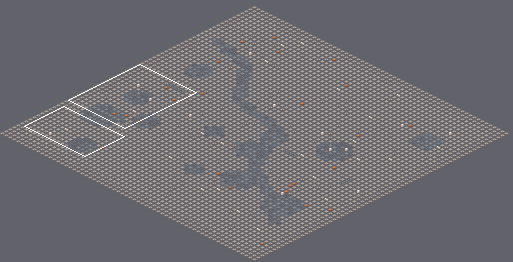
An edit to a level. Tiled map (JSON), content/areas/soggy-bog.tmj. The first picture is a wide view before the edit; the outline marks the close-up.
Close-up. Old version:
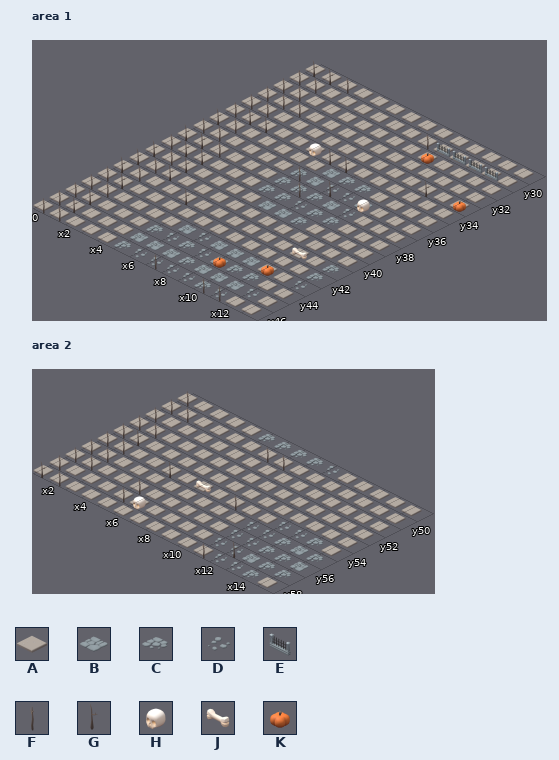
Cells are 192x96 px. Isometric: x runs down to the right, y down to the left. Shown: area 1 x 0..13, y 29..46; area 2 x 1..15, y 49..58. The commit also changed other parts of the map, which this record leaves out.
Key: from "kaykit": A 11 "halloween_floor_dirt", B 13 "halloween_path_B", C 14 "halloween_path_C", D 15 "halloween_path_D", E 16 "halloween_fence", F 19 "halloween_tree_dead_larg", G 20 "halloween_tree_dead_medi", H 25 "halloween_skull", J 26 "halloween_bone_A", K 27 "halloween_pumpkin_orange".
_ is an empty cell.
Layers that did not change in this view are not listed.
Layer "floor" before, area 1, first column x 0:
29 AAAAAAAAAAAAAA
30 AAAAAAAAAAAAAA
31 AAAAAAAAAAAAAA
32 AAAAAAAAAAAAAA
33 AAAAAAAAAAAAAA
34 AAAAAAAAAAAAAA
35 AAAAAAABCCAAAA
36 AAAAAACBDDBAAA
37 AAAAAACCCBDAAA
38 AAAAAACCDCCAAA
39 AAAAAAABBCAAAA
40 AAAAAAAAAAAAAA
41 AAAAAAAAAAAAAC
42 AAAAAAAAAAAAAC
43 AAAAAABDBBBAAD
44 AAAAACDCDBCCAA
45 AAAAABBBCBBBDA
46 AAAAACDDDDCDAA
Layer "walls & props" before, area 1, first column x 0:
29 GGF___________
30 FF______FEEEE_
31 FF_______K____
32 FFF___________
33 FF_________G_K
34 FGG__HGG______
35 GF____________
36 FF____F_G_H___
37 GGF____F______
38 FGG___________
39 GFG___________
40 GFG___________
41 GF__G______J__
42 FG____________
43 FF_________K__
44 FG_______K____
45 FG____________
46 FF_____F__FF__
Layer "floor" before, area 2, first column x 1:
49 AAAAACCCCDAAAAA
50 AAAAAAAAAAAAAAA
51 AAAAAAAAAAAAAAA
52 AAAAAAAAAAAAAAA
53 AAAAAAAAAAAAAAA
54 AAAAAAAAAAADDCA
55 AAAAAAAAAADDCBC
56 AAAAAAAAAADDCCB
57 AAAAAAAAAADDBCC
58 AAAAAAAAAAADDCA
And afterwards:
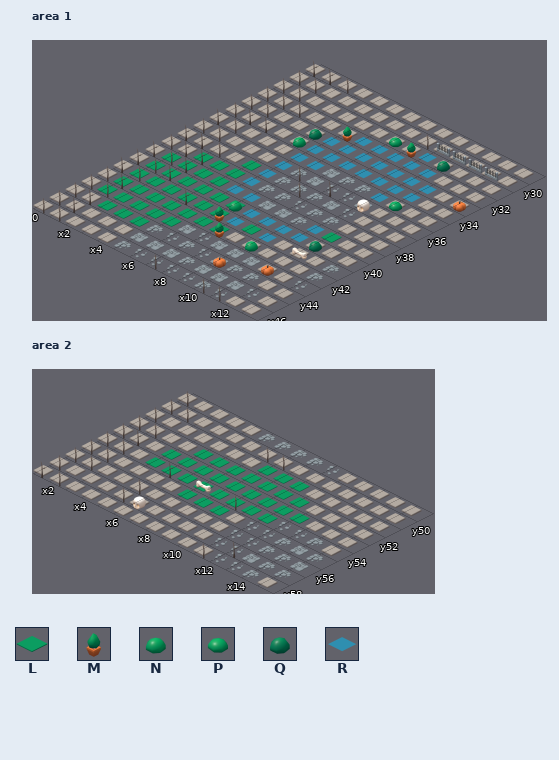
Further tiles: from "kaykit": L 38 "city_park_base", M 44 "city_bush", N 45 "city_bush_A", P 46 "city_bush_B", Q 47 "city_bush_C", R 48 "water".
Change:
Changed rows in their new state; . is an unchanged cell.
Layer "floor", area 1:
first column x 1:
31 ........R..
32 .....RRRRR.
33 ....RRRRRRR
34 ....RRRRRRR
35 ....RR...R.
36 ....R......
37 ...LR......
38 .LLLR......
39 LLLLRR...RL
40 LLLLLLRRRR.
41 LLLLLLRLR..
42 LLLLLLL....
43 LLLLL......
44 .LLL.......
Layer "walls & props", area 1:
first column x 4:
31 ...PM_Q.
32 .M......
33 Q......_
34 N___....
35 .......P
first column x 6:
40 N....Q
41 M.....
42 .M.N..
Layer "floor", area 2:
first column x 4:
51 ....LLL..
52 .LLLLLLL.
53 LLLLLLLLL
54 LLLLLLLL.
55 ...LLL...
Boxes around the changes in both close-ups, in picture pixels (x1, y1, x2, y2):
changed: (97, 126, 450, 252)
changed: (145, 449, 310, 524)
